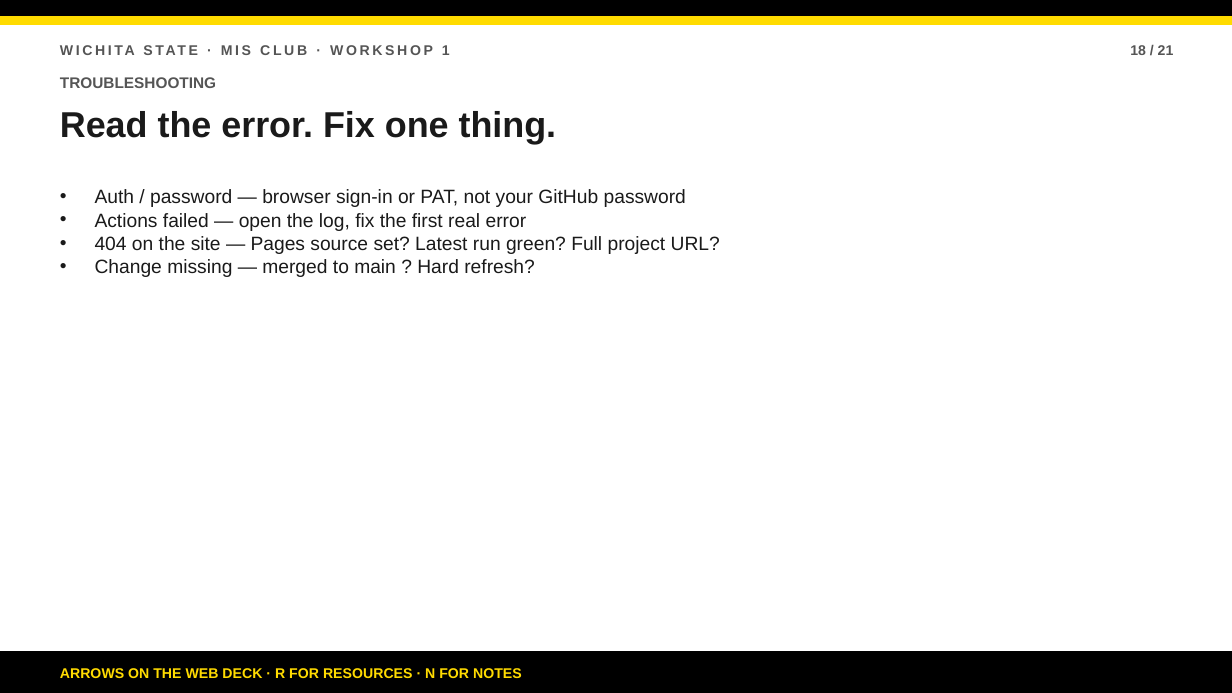
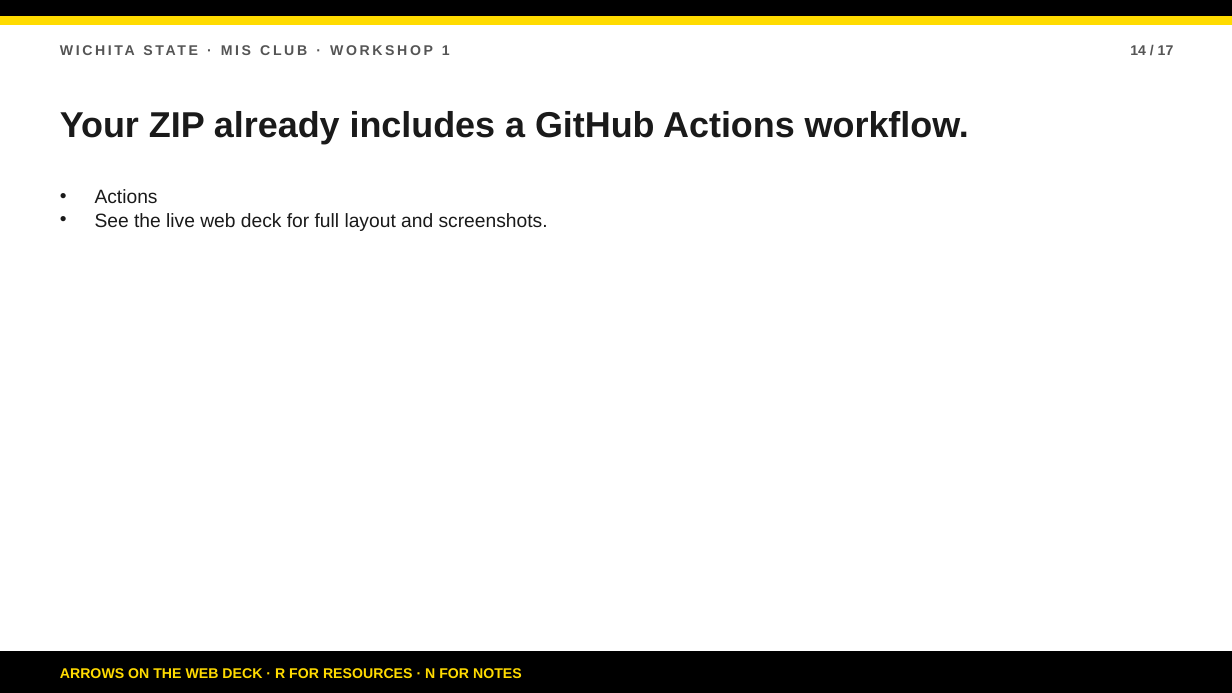
Before and after one commit to bsbcyber/workshop-site, a slide deck: slide 14 of downloads/workshop-1-presentation.pptx (slide 18 before the commit). Drawn at 1232x693 pixels with LibreOffice and Linux fonts; fonts in the diff are those of the drawing. Boxes give left, top, right and bottom in pixels: in the first picture for what was removed or moved away, otherwise in the second. Text is boxed around its words. In the diff, an @@ line names an element or a change of style, - is before the commit and + after.

```diff
--- a/downloads/workshop-1-presentation.pptx
+++ b/downloads/workshop-1-presentation.pptx
@@ text at (1130, 45, 1174, 55): text changed @@
-18 / 21
+14 / 17
@@ text removed at (60, 77, 216, 88) @@
-TROUBLESHOOTING
@@ text at (60, 111, 969, 144): text changed @@
-Read the error. Fix one thing.
+Your ZIP already includes a GitHub Actions workflow.
@@ text removed at (95, 189, 720, 277) @@
-• Auth / password — browser sign-in or PAT, not your GitHub password
-• Actions failed — open the log, fix the first real error
-• 404 on the site — Pages source set? Latest run green? Full project URL?
-• Change missing — merged to main ? Hard refresh?
@@ text added at (95, 189, 548, 231), 15 pt, text #1A1A1A @@
+• Actions
+• See the live web deck for full layout and screenshots.
```
Also in this commit, not shown: 15 other slides changed, 1 slide added, 5 slides removed, 9 other files.
